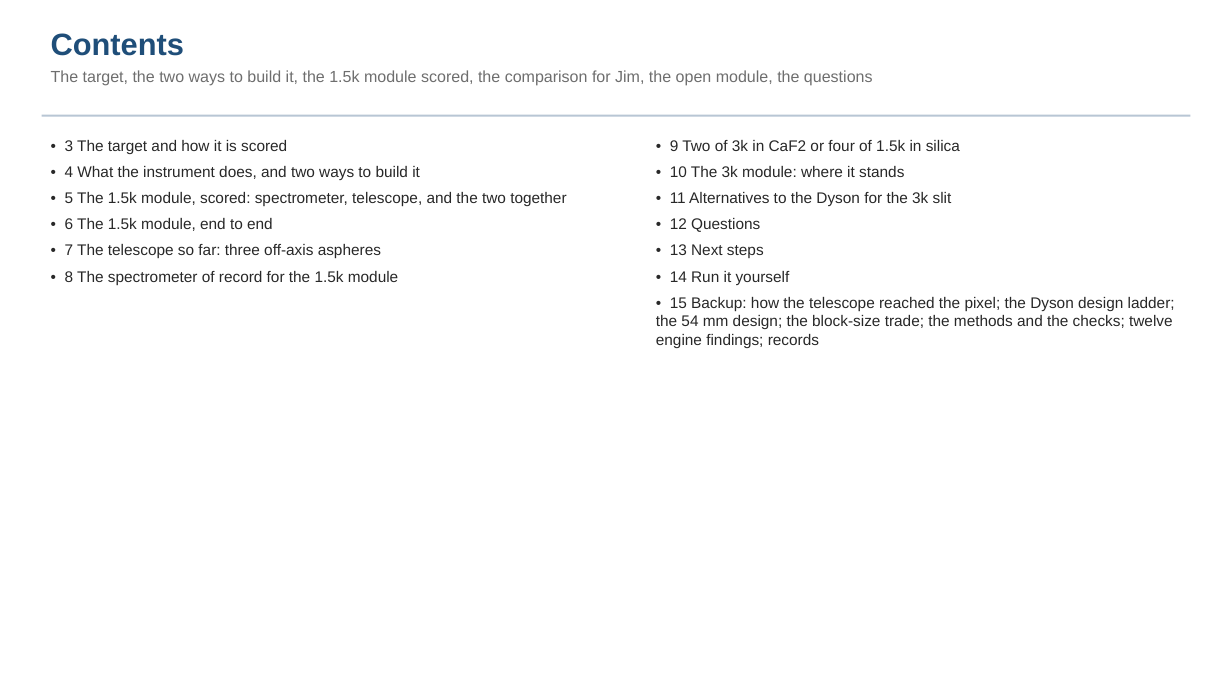
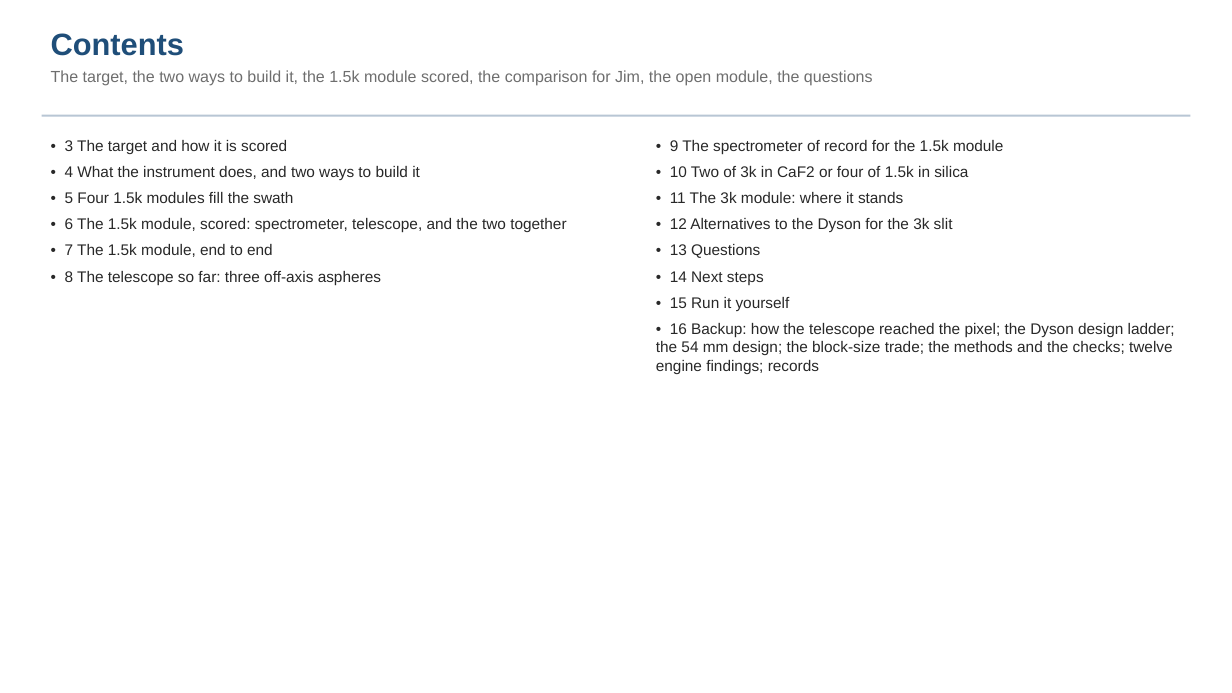
Before and after one commit to nasa-jpl/macos, a slide deck: slide 2 of demo_session/deck_dyson_record.pptx. Drawn at 1232x693 pixels with LibreOffice and Linux fonts; fonts in the diff are those of the drawing. Boxes give left, top, right and bottom in pixels: in the first picture for what was removed or moved away, otherwise in the second. Text is boxed around its words. In the diff, an @@ line names an element or a change of style, - is before the commit and + after.

```diff
--- a/demo_session/deck_dyson_record.pptx
+++ b/demo_session/deck_dyson_record.pptx
@@ text at <box>656,140,1175,374</box>: text changed @@
-• 9 Two of 3k in CaF2 or four of 1.5k in silica
-• 10 The 3k module: where it stands
-• 11 Alternatives to the Dyson for the 3k slit
-• 12 Questions
-• 13 Next steps
-• 14 Run it yourself
-• 15 Backup: how the telescope reached the pixel; the Dyson design ladder; the 54 mm design; the block-size trade; the methods and the checks; twelve engine findings; records
+• 9 The spectrometer of record for the 1.5k module
+• 10 Two of 3k in CaF2 or four of 1.5k in silica
+• 11 The 3k module: where it stands
+• 12 Alternatives to the Dyson for the 3k slit
+• 13 Questions
+• 14 Next steps
+• 15 Run it yourself
+• 16 Backup: how the telescope reached the pixel; the Dyson design ladder; the 54 mm design; the block-size trade; the methods and the checks; twelve engine findings; records
@@ text at <box>65,192,566,285</box>: text changed @@
-• 5 The 1.5k module, scored: spectrometer, telescope, and the two together
-• 6 The 1.5k module, end to end
-• 7 The telescope so far: three off-axis aspheres
-• 8 The spectrometer of record for the 1.5k module
+• 5 Four 1.5k modules fill the swath
+• 6 The 1.5k module, scored: spectrometer, telescope, and the two together
+• 7 The 1.5k module, end to end
+• 8 The telescope so far: three off-axis aspheres
```
Also in this commit, not shown: 7 other slides changed, 1 slide added, 2 other files.
